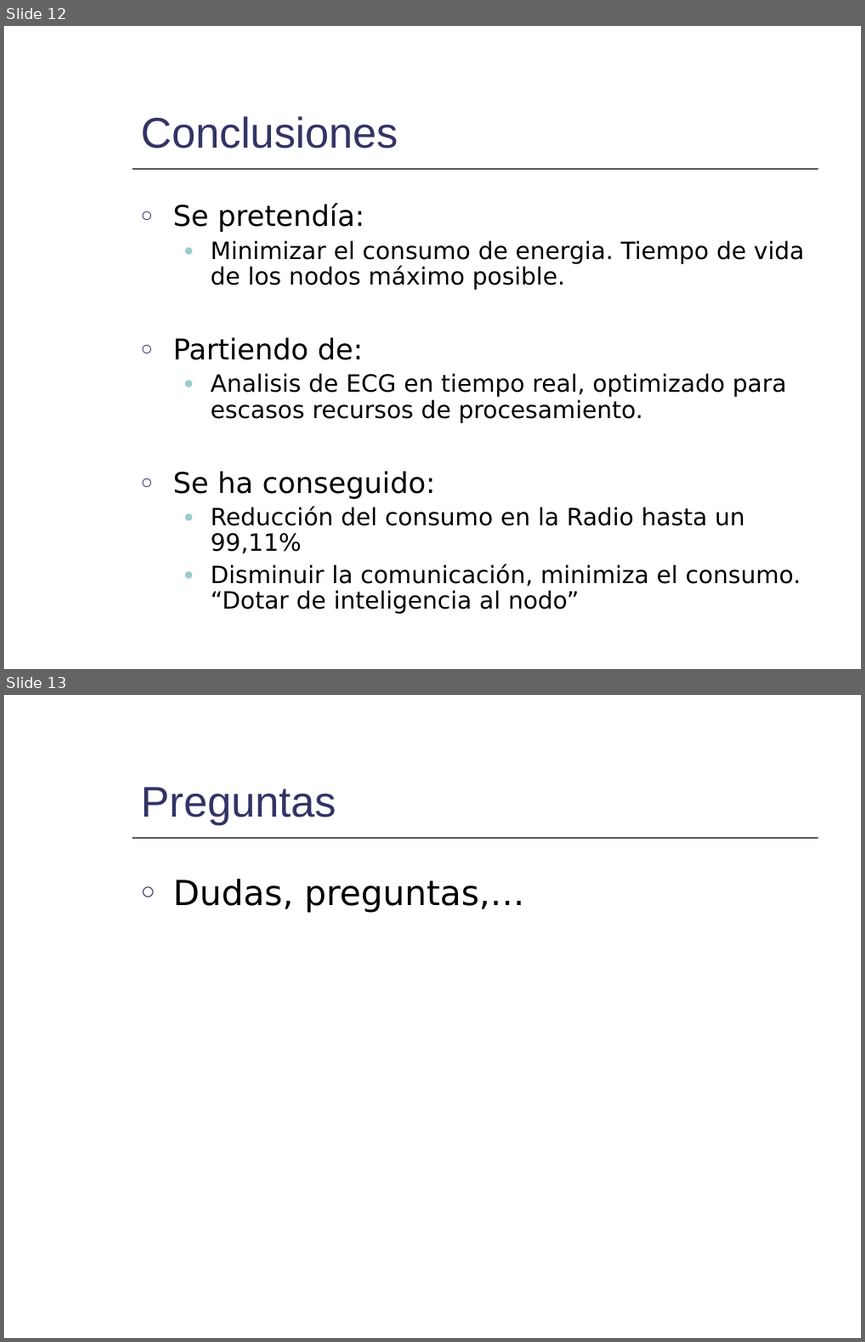
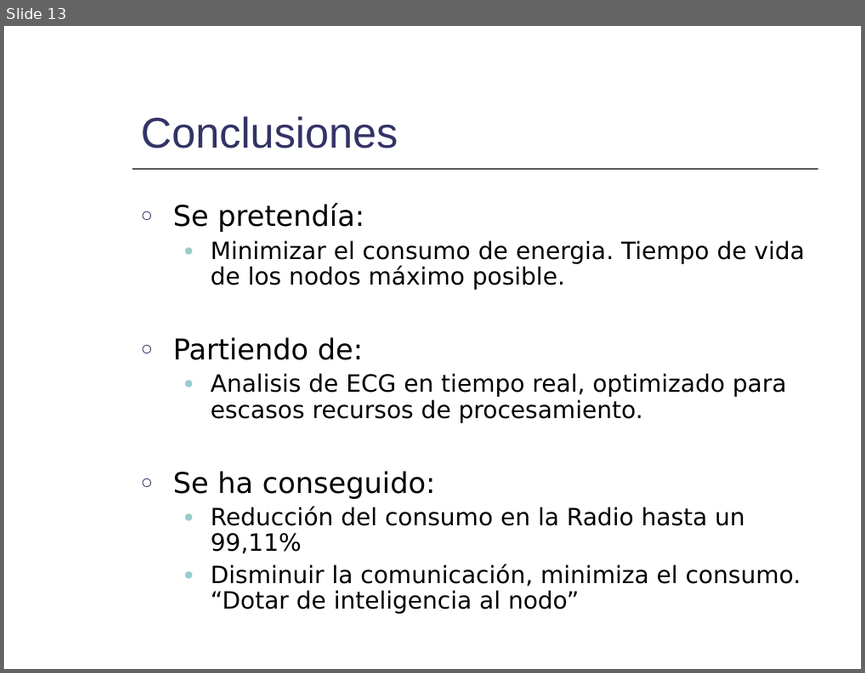
Before and after one commit to mmja/redsensores, a slide deck: Memoria/Consumo.ppt. Shown one above the other, each under a label of ours: slides 12 and 13 before the commit, slide 13 after it. The pictures are 865x1342 and 865x673 pixels, drawn with LibreOffice and Linux fonts; fonts in the diff are those of the drawing. Boxes give left, top, right and bottom in pixels: in the first picture for what was removed or moved away, otherwise in the second. Text is boxed around its words. In the diff, an @@ line names an element or a change of style, - is before the commit and + after.

```diff
--- a/Memoria/Consumo.ppt
+++ b/Memoria/Consumo.ppt
@@ slide 13 removed at (4,695,861,1338), background #FFFFFF; not listed: 3 template elements that a slide beside it also shows @@
@@ title removed at (141,787,336,825) @@
-Preguntas
@@ text removed at (173,879,524,912) @@
-○ Dudas, preguntas,…
@@ what was slide 12 is now slide 13 @@
```
Also in this commit, not shown: 6 slides changed, 6 slides added, 3 other slides removed.
